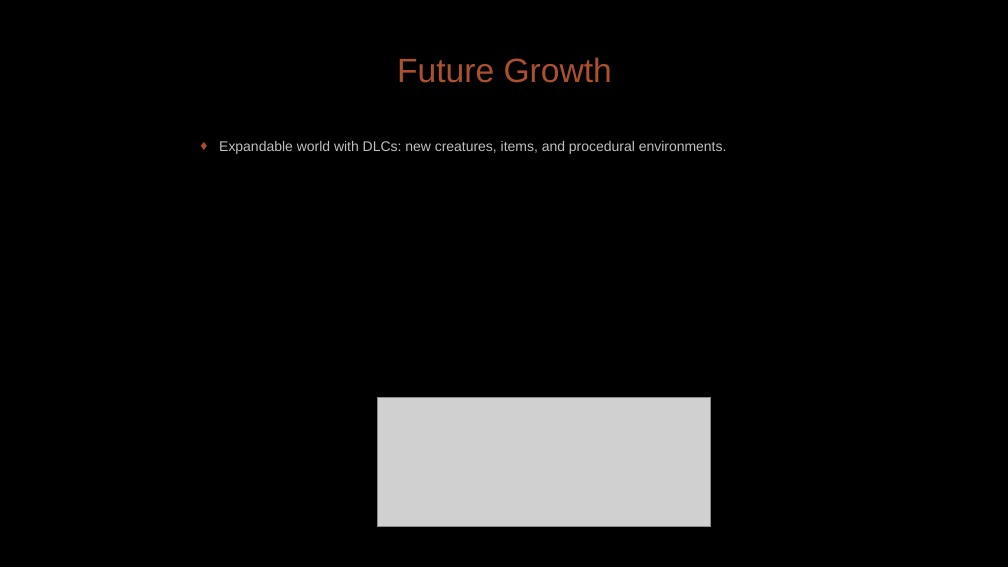
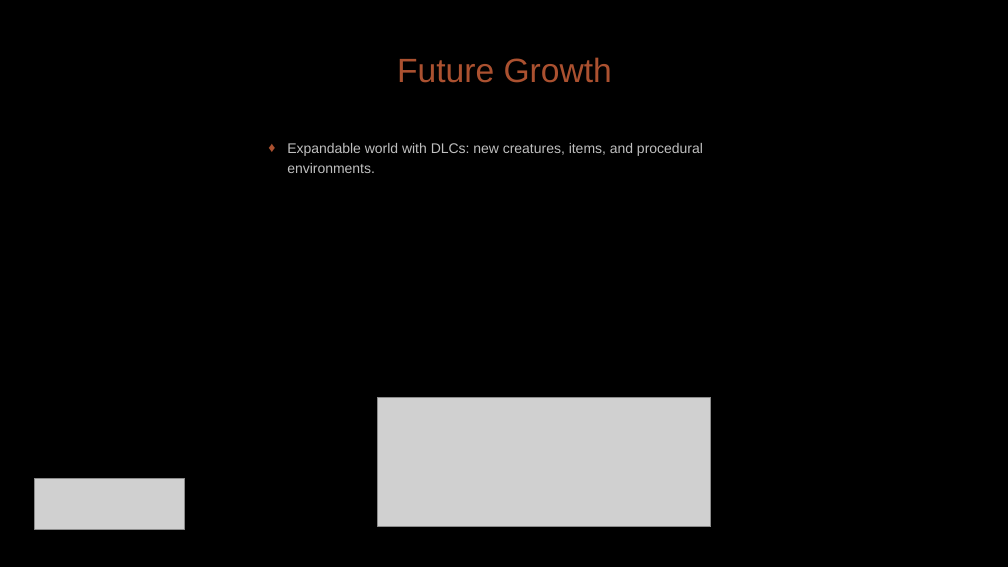
Before and after one commit to diegohcanepa/Remizione, a slide deck: slide 15 of Pitch Deck.pptx (slide 14 before the commit). Drawn at 1008x567 pixels with LibreOffice and Linux fonts; fonts in the diff are those of the drawing; grey boxes stand for pictures; background and template pictures are left out. Boxes give left, top, right and bottom in pixels: in the first picture for what was removed or moved away, otherwise in the second. Text is boxed around its words. In the diff, an @@ line names an element or a change of style, - is before the commit and + after.

```diff
--- a/Pitch Deck.pptx
+++ b/Pitch Deck.pptx
@@ subtitle "Expandable world with DLCs: new ..." rewrapped from box(219, 141, 727, 154) to box(287, 143, 703, 173) @@
@@ picture added at box(34, 479, 184, 529) @@
```
Also in this commit, not shown: 11 other slides changed, 1 slide added.
